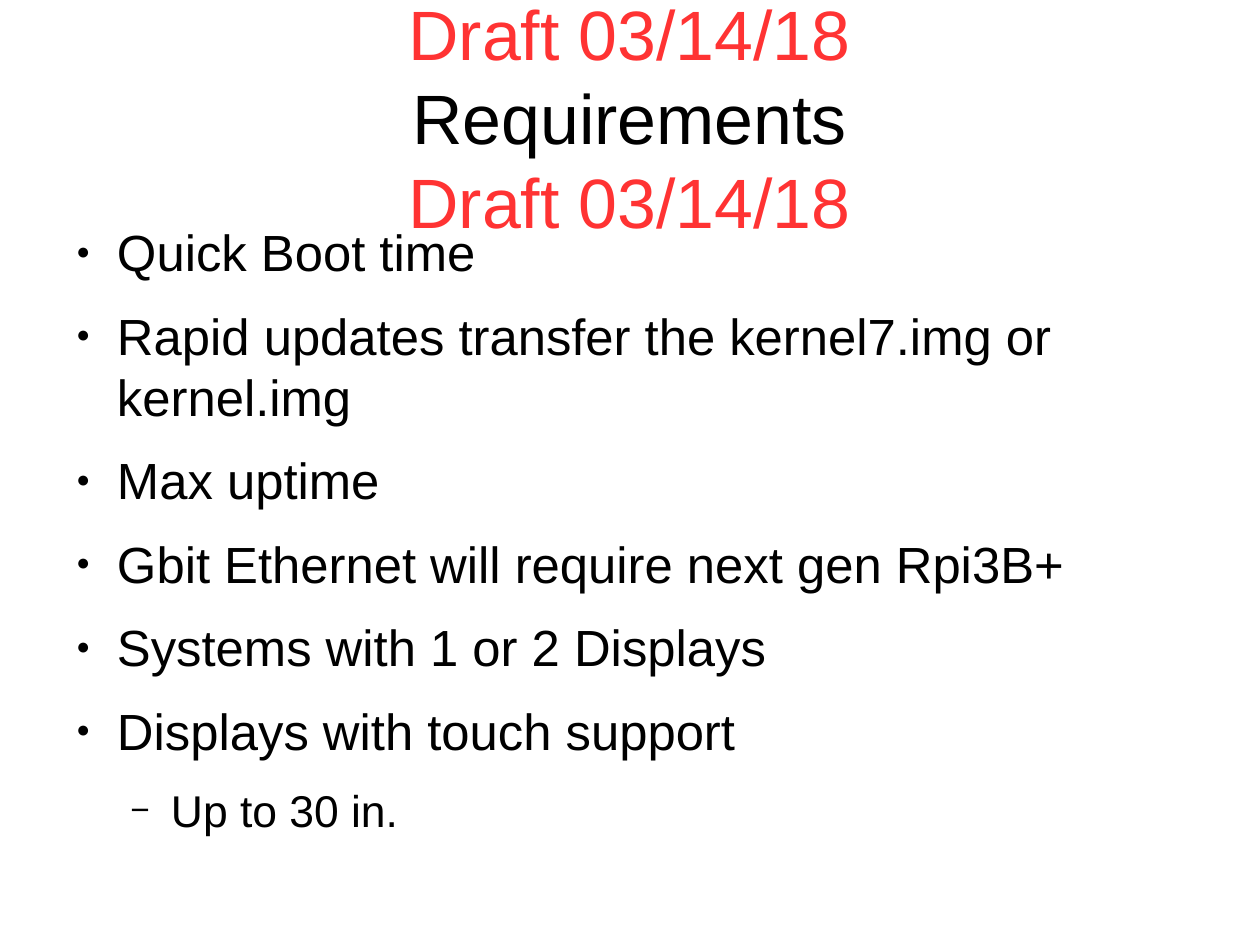
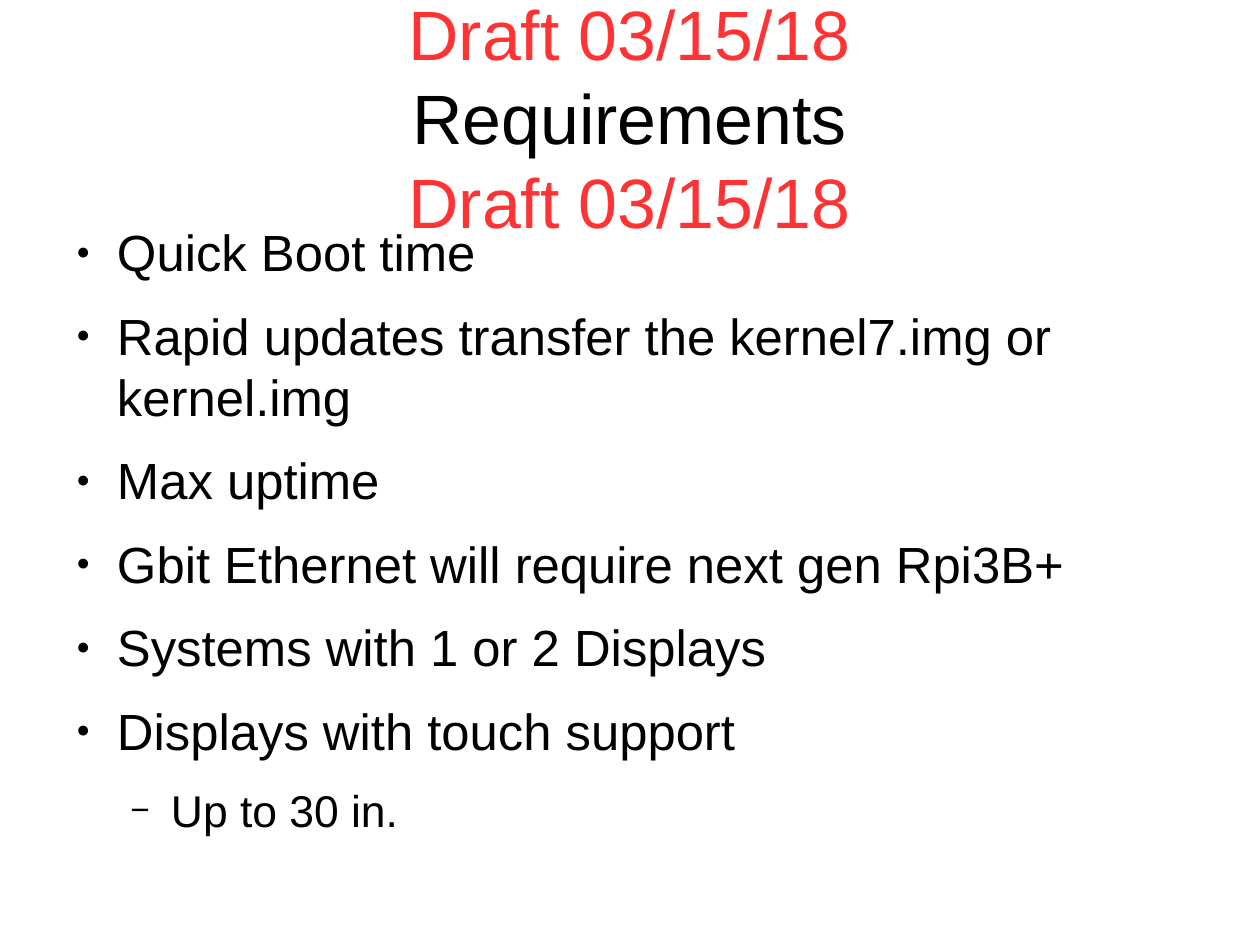
Before and after one commit to develone/raspbian-pi-gen, a slide deck: slide 1 of design.odp. Drawn at 1260x945 pixels with LibreOffice and Linux fonts; fonts in the diff are those of the drawing. Boxes give left, top, right and bottom in pixels: in the first picture for what was removed or moved away, otherwise in the second. Text is boxed around its words. In the diff, an @@ line names an element or a change of style, - is before the commit and + after.

Commit message:
fixing spelling adding examples of compiles

```diff
--- a/design.odp
+++ b/design.odp
@@ title at (408, 9, 851, 229): text changed @@
-Draft 03/14/18
-Requirements
-Draft 03/14/18
+Draft 03/15/18
+Requirements
+Draft 03/15/18
```
Also in this commit, not shown: 3 other slides changed, 1 slide added.
